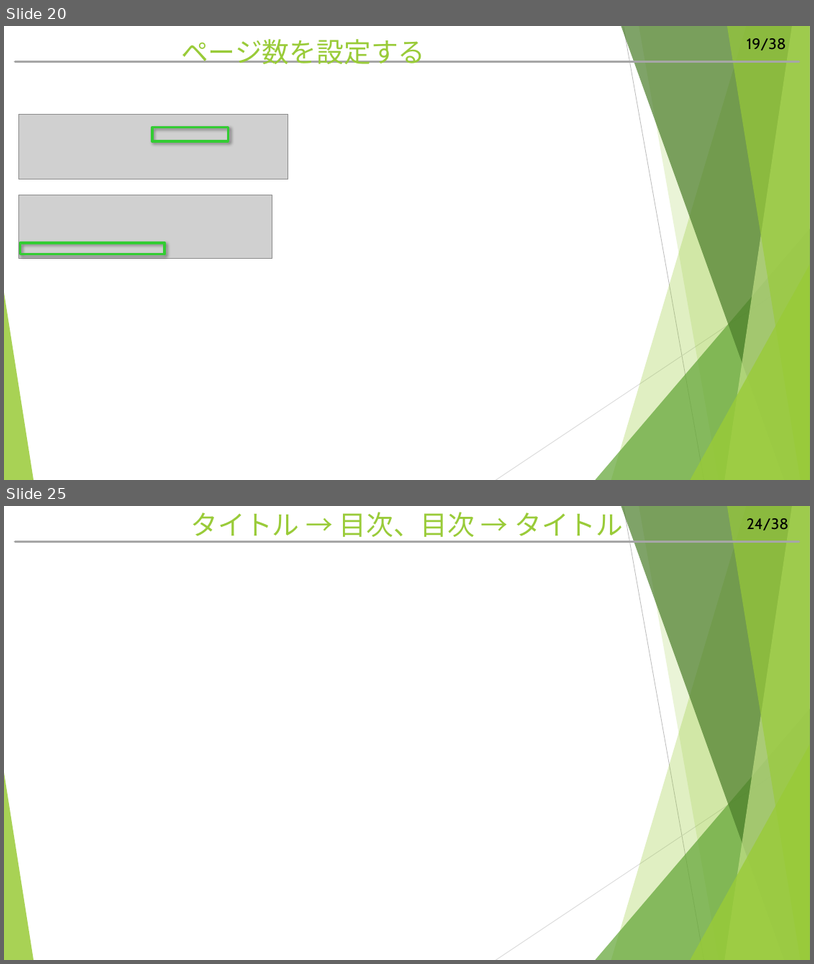
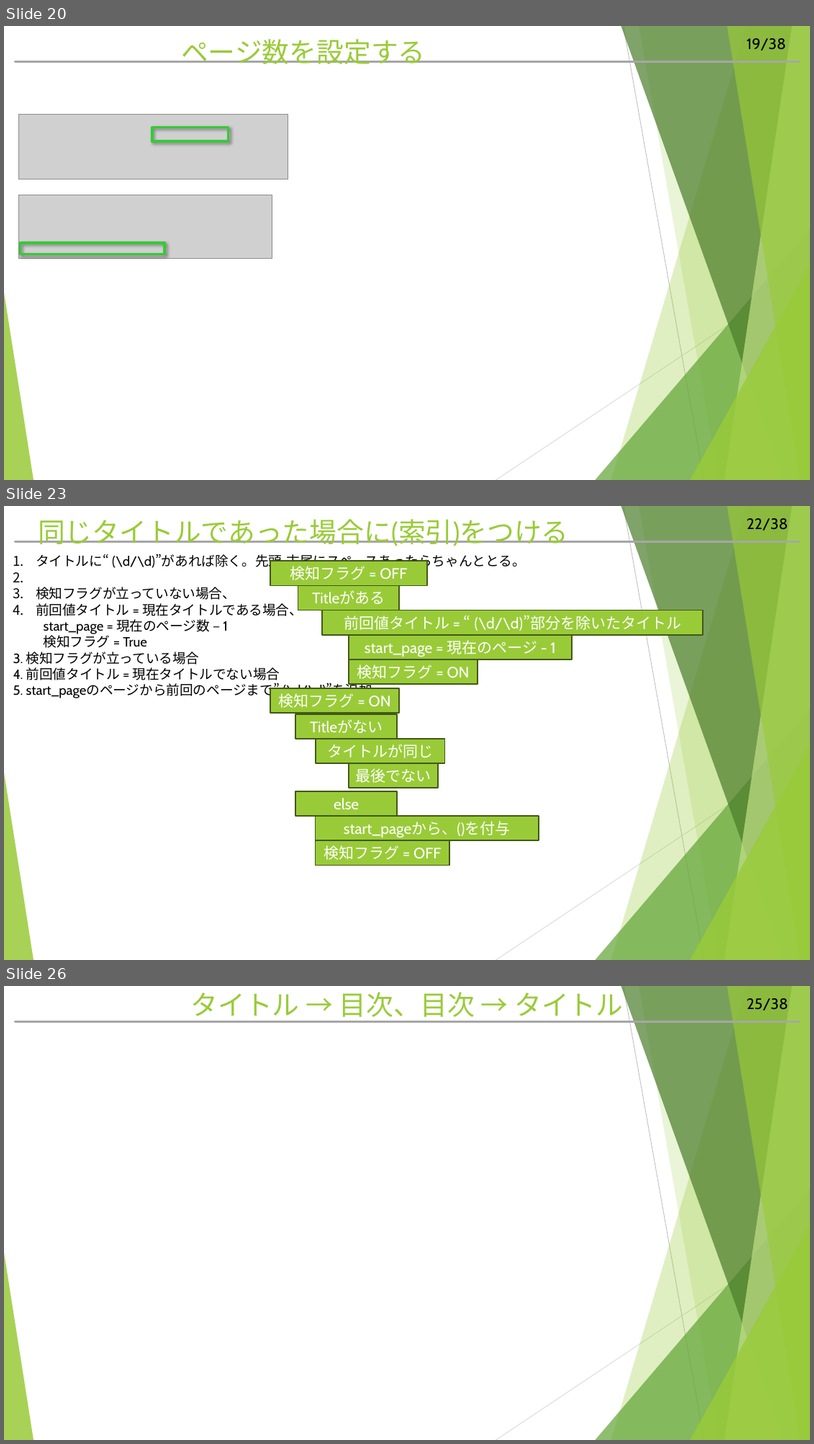
Before and after one commit to hitsuji-ga-u/pawapo, a slide deck: slide/customUI_debug.pptm. Shown one above the other, each under a label of ours: slides 20 and 25 before the commit, slides 20, 23 and 26 after it; the slides between them are not shown. The pictures are 814x964 and 814x1444 pixels, drawn with LibreOffice and Linux fonts; fonts in the diff are those of the drawing; grey boxes stand for pictures. Boxes give left, top, right and bottom in pixels: in the first picture for what was removed or moved away, otherwise in the second. Text is boxed around its words. In the diff, an @@ line names an element or a change of style, - is before the commit and + after.

```diff
--- a/slide/customUI_debug.pptm
+++ b/slide/customUI_debug.pptm
@@ slide 23 added at box(4, 506, 810, 960), background #FFFFFF; not listed: 12 template elements that a slide beside it also shows @@
@@ title added at box(38, 519, 569, 546), 32.4 pt, text #99CB38 @@
+同じタイトルであった場合に(索引)をつける
@@ text added at box(13, 554, 526, 699), 16 pt, text #000000 @@
+1. タイトルに“ (\d/\d)”があれば除く。先頭・末尾にスペースあったらちゃんととる。
+2. 検知フラグが立っていない場合、
+3. 前回値タイトル = 現在タイトルである場合、
+start_page = 現在のページ数 – 1
+検知フラグ = True
+3. 検知フラグが立っている場合
+4. 前回値タイトル = 現在タイトルでない場合
+5. start_pageのページから前回のページまで” (\d/\d)”を追加
@@ rectangle added at box(271, 561, 427, 586), fill #99CB38, outline #435919 1.5 pt, 18 pt, text #FFFFFF @@
+検知フラグ = OFF
@@ rectangle added at box(298, 586, 399, 610), fill #99CB38, outline #435919 1.5 pt, 18 pt, text #FFFFFF @@
+Titleがある
@@ rectangle added at box(323, 610, 703, 635), fill #99CB38, outline #435919 1.5 pt, 18 pt, text #FFFFFF @@
+前回値タイトル = “ (\d/\d)”部分を除いたタイトル
@@ rectangle added at box(349, 635, 572, 659), fill #99CB38, outline #435919 1.5 pt, 18 pt, text #FFFFFF @@
+start_page = 現在のページ - 1
@@ rectangle added at box(349, 659, 478, 685), fill #99CB38, outline #435919 1.5 pt, 18 pt, text #FFFFFF @@
+検知フラグ = ON
@@ rectangle added at box(271, 688, 399, 713), fill #99CB38, outline #435919 1.5 pt, 18 pt, text #FFFFFF @@
+検知フラグ = ON
@@ rectangle added at box(296, 714, 397, 739), fill #99CB38, outline #435919 1.5 pt, 18 pt, text #FFFFFF @@
+Titleがない
@@ rectangle added at box(316, 739, 445, 763), fill #99CB38, outline #435919 1.5 pt, 18 pt, text #FFFFFF @@
+タイトルが同じ
@@ rectangle added at box(349, 763, 438, 788), fill #99CB38, outline #435919 1.5 pt, 18 pt, text #FFFFFF @@
+最後でない
@@ rectangle added at box(296, 791, 397, 816), fill #99CB38, outline #435919 1.5 pt, 18 pt, text #FFFFFF @@
+else
@@ rectangle added at box(316, 816, 539, 841), fill #99CB38, outline #435919 1.5 pt, 18 pt, text #FFFFFF @@
+start_pageから、()を付与
@@ rectangle added at box(316, 841, 450, 865), fill #99CB38, outline #435919 1.5 pt, 18 pt, text #FFFFFF @@
+検知フラグ = OFF
@@ what was slide 25 is now slide 26 @@
@@ page number at box(747, 998, 789, 1010): text changed @@
-24/38
+25/38
```
Also in this commit, not shown: 7 slides changed, 3 other slides added, 3 slides removed, 4 other files.
